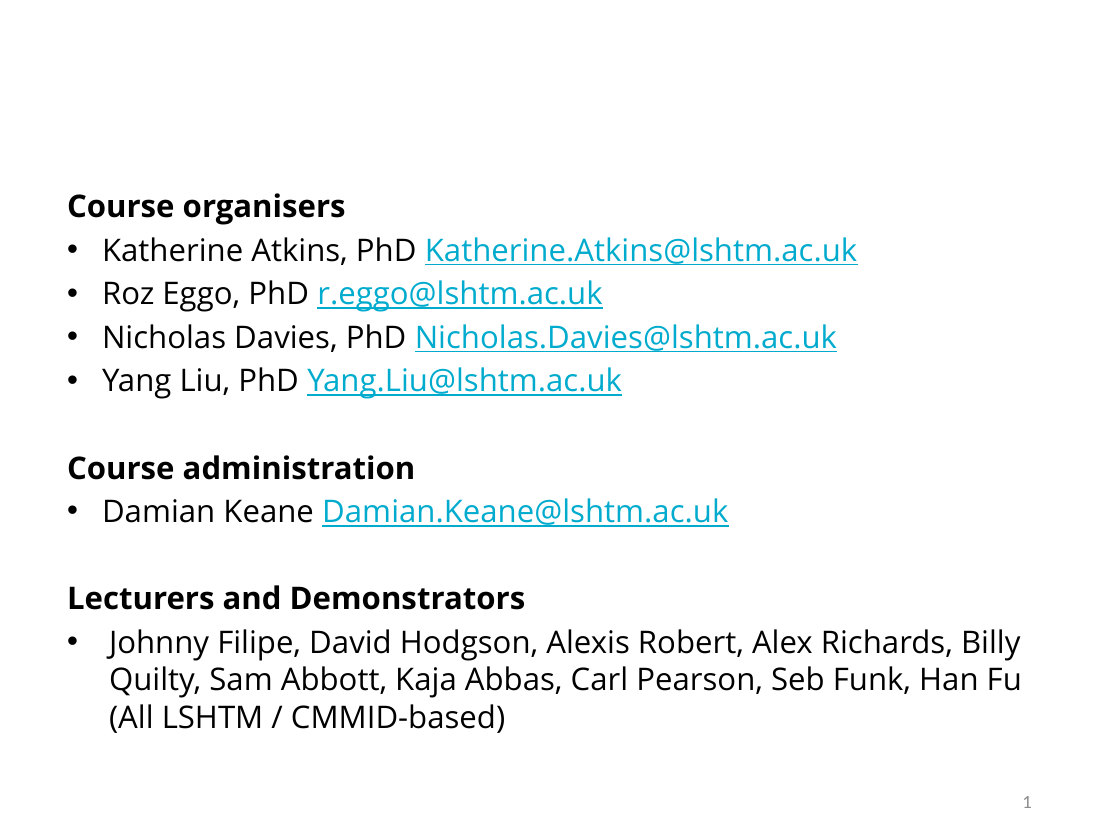
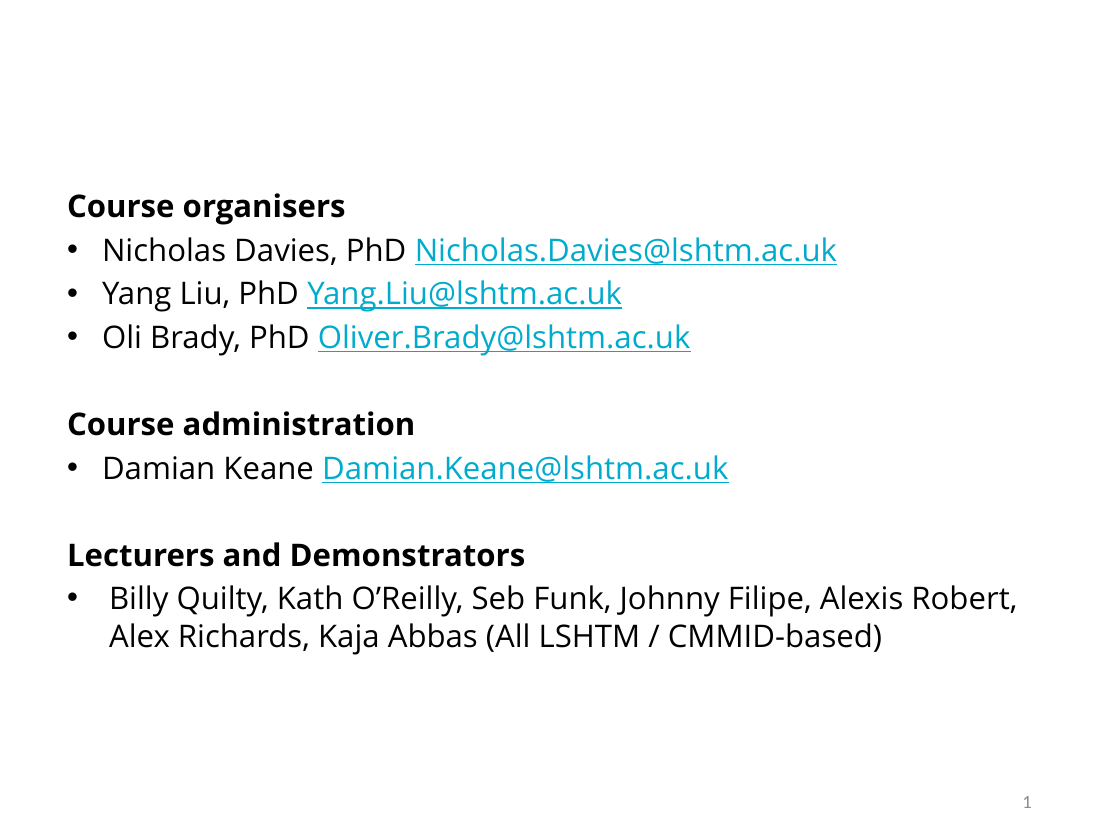
Before and after one commit to cmmid/mtm, a slide deck: slide 2 of slides/Lecture_01_Intro.pptx. Drawn at 1120x840 pixels with LibreOffice and Linux fonts; fonts in the diff are those of the drawing; background and template pictures are left out. Boxes give left, top, right and bottom in pixels: in the first picture for what was removed or moved away, otherwise in the second. Text is boxed around its words. In the diff, an @@ line names an element or a change of style, - is before the commit and + after.

```diff
--- a/slides/Lecture_01_Intro.pptx
+++ b/slides/Lecture_01_Intro.pptx
@@ text at [102, 237, 857, 312]: paragraphs removed @@
-• Katherine Atkins, PhD Katherine.Atkins@lshtm.ac.uk
-• Roz Eggo, PhD r.eggo@lshtm.ac.uk
@@ text at [102, 324, 690, 356]: paragraph added @@
+• Oli Brady, PhD Oliver.Brady@lshtm.ac.uk
@@ text at [109, 585, 1017, 655]: text changed @@
-• Johnny Filipe, David Hodgson, Alexis Robert, Alex Richards, Billy Quilty, Sam Abbott, Kaja Abbas, Carl Pearson, Seb Funk, Han Fu
-  (All LSHTM / CMMID-based)
+• Billy Quilty, Kath O’Reilly, Seb Funk, Johnny Filipe, Alexis Robert, Alex Richards, Kaja Abbas (All LSHTM / CMMID-based)
```
Also in this commit, not shown: 1 other slide changed, 1 other file.
